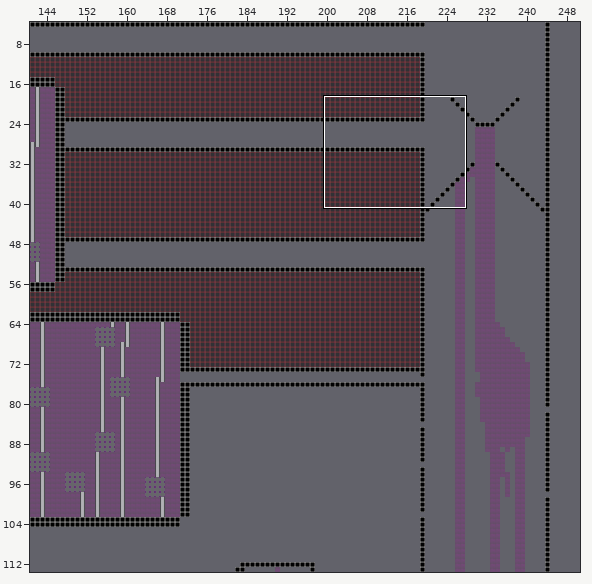
Two versions of a level (Tiled map, core/assets/oneSec.tmx). Above, an overview of the earlier version with the close-up marked.
Close-up. As it was:
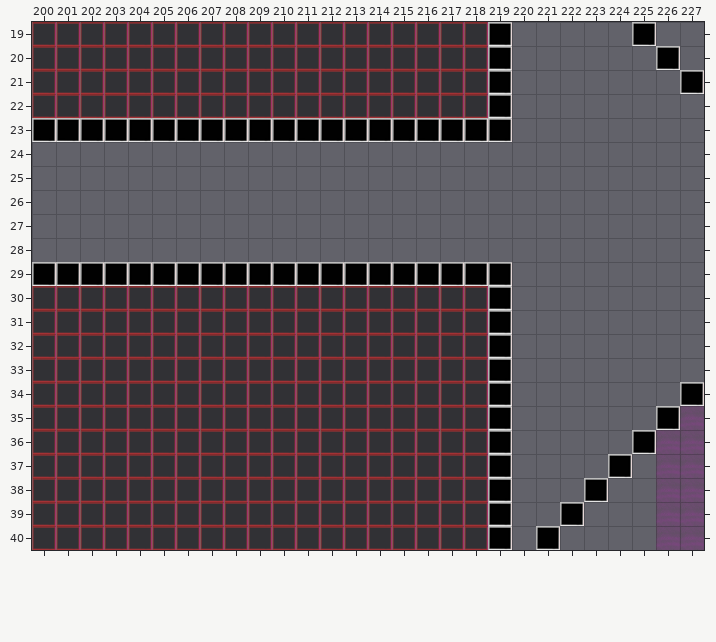
Cells are 32x32 px. Shown: x 200..227, y 19..40. The commit also changed other parts of the map, which this record leaves out.
And afterwards:
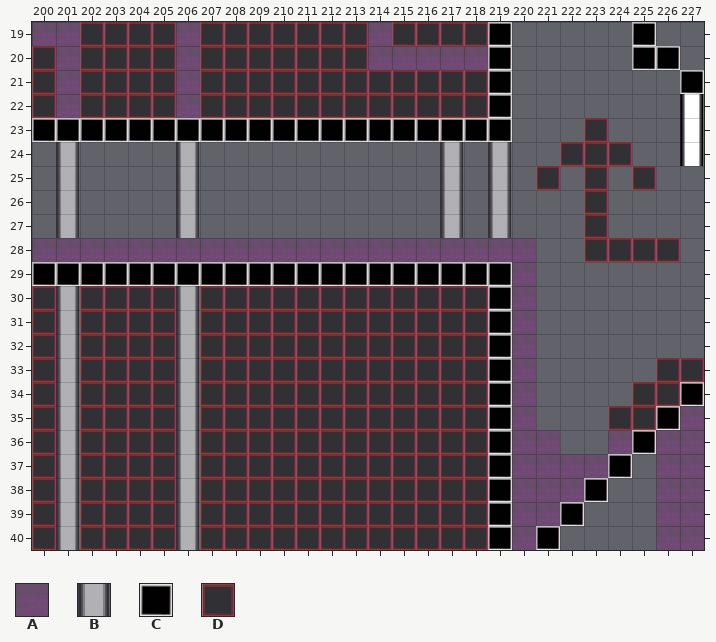
Key: from "cubes": A 0, B 1, C 2, D 3.
_ is an empty cell.
Tiles replaced or removed in this view: D.
See-through tiles are keyed as they look on the map.
Diff:
Changed rows in their new state; . is an unchanged cell.
Layer "Tile Layer 1":
first column x 200:
19 AA....A.......A.............
20 .A....A.......AAAAA.........
21 .A....A.....................
22 .A....A.....................
23 .......................D....
24 .B....B..........B.B..DDD...
25 .B....B..........B.B.D.D.D..
26 .B....B..........B.B...D....
27 .B....B..........B.B...D....
28 AAAAAAAAAAAAAAAAAAAAA..DDDD.
29 ....................A.......
30 .B....B.............A.......
31 .B....B.............A.......
32 .B....B.............A.......
33 .B....B.............A.....DD
34 .B....B.............A....DD.
35 .B....B.............A...DD..
36 .B....B.............AA..A...
37 .B....B.............AAAA....
38 .B....B.............AAA.....
39 .B....B.............AA......
40 .B....B.............A.......
Layer "object":
first column x 225:
20 C..
22 ..B
23 ..B
24 ..B
